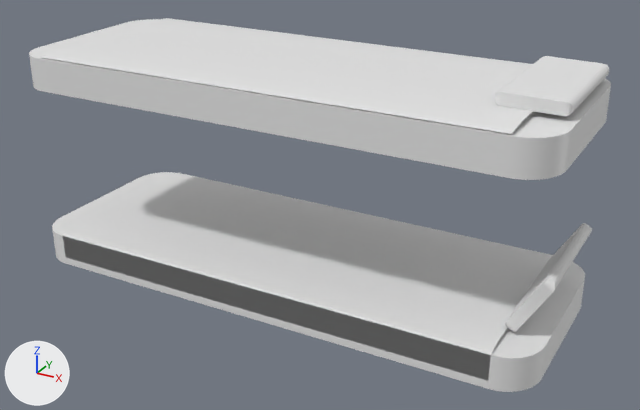
Two versions of the FBX model Assets/Models/Kids/BunkBed_Matresses.fbx, one commit apart.
The view is the same before and after, from a 50 mm camera at (24.38, -45.34, 15.62) aimed at (13.21, -25.03, 5.47). Lighting does not change. The marker at lower left points along +X, +Y and +Z. Where no turn or scale is listed for an object, it has been applied to the vertices. Vertices at the same position are counted once.

Objects in the first picture: 'Bunk-Bed-Matresses'.
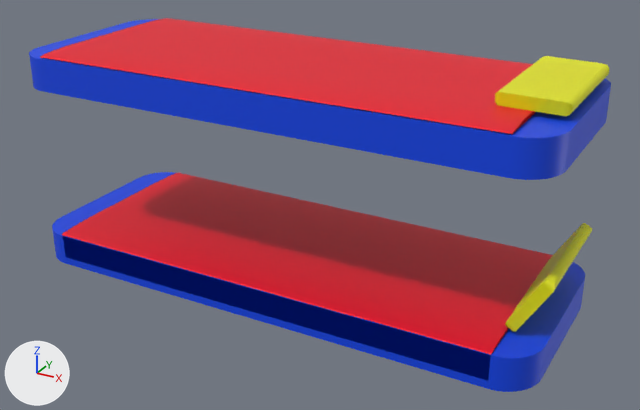
Where the newer file only moved an object's origin or applied its transform, the numbers keep the older frame.

Diff of the bpy script that builds the scene:
```diff
--- a/Assets/Models/Kids/BunkBed_Matresses.fbx.py
+++ b/Assets/Models/Kids/BunkBed_Matresses.fbx.py
@@ mat_1 @@
+mat_1 = principled_material('1')
+mat_1.base_color = (0.0, 0.0575, 0.8)  # blue #0044e7
@@ mat_3 @@
+mat_3 = principled_material('3')
+mat_3.base_color = (0.787, 0.8, 0.0)  # yellow #e5e700
@@ mat_2 @@
+mat_2 = principled_material('2')
+mat_2.base_color = (0.8, 0.0, 0.017)  # red #e70023
@@ me_cube_006 @@
 me_cube_006.from_pydata(...)  # 1126 vertices, 787 faces; spans x 0.2..15.8, y 0.2..6.1, z 2.7..9.5
 # used by ob_bunk_bed_matresses; location = (4.64, -28.0, 0.35)
+# me_cube_006 part 1: 57 of the faces centred in x 7.9, y 0.2..6.1, z 3.2..3.7 switch from no material to mat_2 (red #e70023)
+# me_cube_006 part 2: 57 of the faces centred in x 7.9, y 0.2..6.1, z 8.7..9.2 switch from no material to mat_2 (red #e70023)
+# me_cube_006 part 3: 55 of the faces centred in x 0.2..1.2, y 0.2..6.0, z 3.1 switch from no material to mat_1 (blue #0044e7)
+# me_cube_006 part 4: 55 of the faces centred in x 0.2..1.2, y 0.2..6.0, z 8.6 switch from no material to mat_1 (blue #0044e7)
+# me_cube_006 part 5: 55 of the faces centred in x 14.7..15.7, y 0.2..6.0, z 3.1 switch from no material to mat_1 (blue #0044e7)
+# me_cube_006 part 6: 55 of the faces centred in x 14.7..15.7, y 0.2..6.0, z 8.6 switch from no material to mat_1 (blue #0044e7)
+# me_cube_006 part 7: 9 of the faces centred in x 7.9, y 0.2..6.0, z 2.7..9.1 switch from no material to mat_1 (blue #0044e7)
+# me_cube_006 part 8: all 222 faces centred in x 14.7..15.8, y 1.3..5.0, z 3.7..5.3 switch from no material to mat_3 (yellow #e5e700)
+# me_cube_006 part 9: all 167 faces centred in x 13.8..15.6, y 1.7..3.6, z 9.2..9.5 switch from no material to mat_3 (yellow #e5e700)
```

What differs and where, as boxes [x1, y1, x2, y2] in the pictures (640 x 410 px):
part 1 of me_cube_006, recoloured (grey to red)
    both: [62, 173, 553, 355]
part 2 of me_cube_006, recoloured (white to red)
    both: [40, 18, 536, 134]
part 3 of me_cube_006, recoloured (grey to blue)
    both: [52, 229, 66, 263]
part 4 of me_cube_006, recoloured (grey to blue)
    both: [29, 55, 44, 92]
part 5 of me_cube_006, recoloured (grey to blue)
    both: [488, 279, 585, 392]
part 6 of me_cube_006, recoloured (grey to blue)
    both: [507, 86, 611, 180]
part 7 of me_cube_006, recoloured (grey to blue)
    both: [29, 19, 611, 389]
part 8 of me_cube_006, recoloured (grey to yellow)
    both: [505, 223, 592, 332]
part 9 of me_cube_006, recoloured (white to yellow)
    both: [495, 56, 609, 116]
